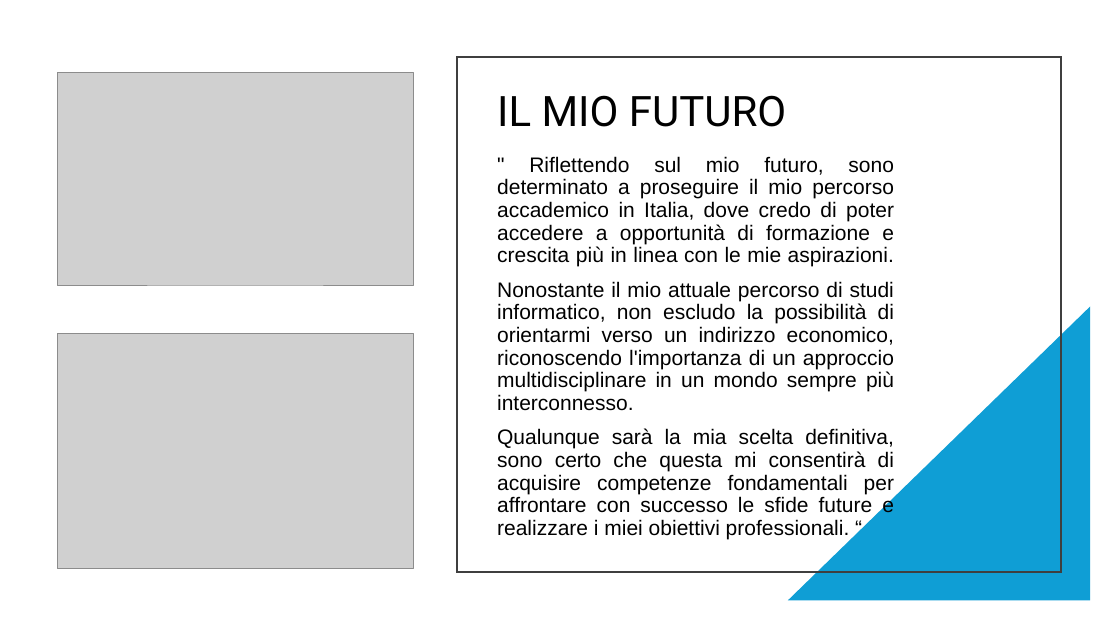
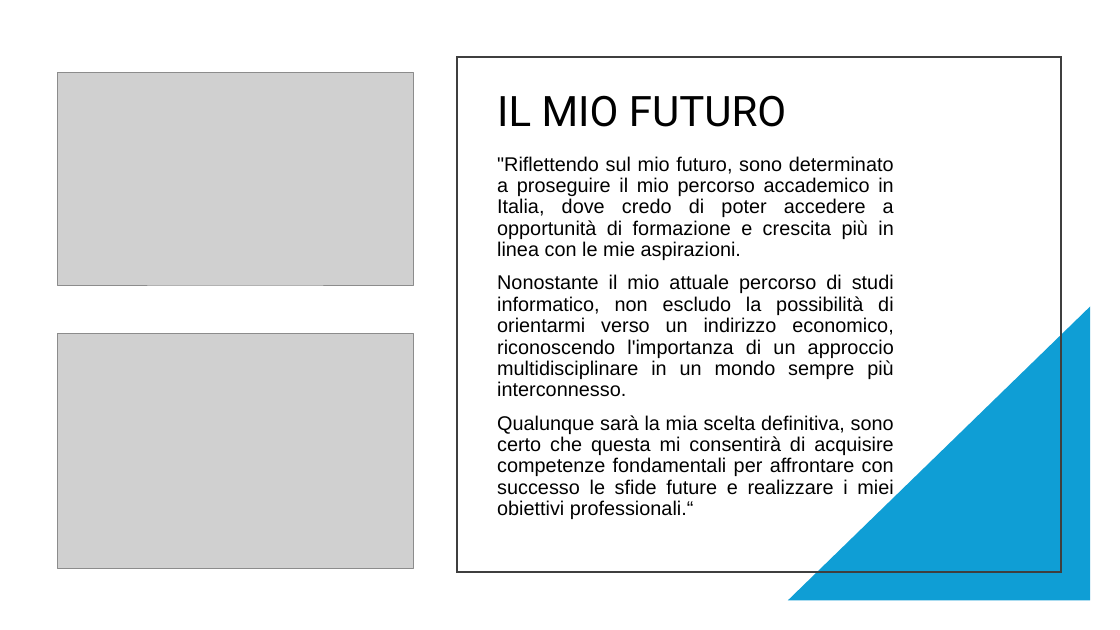
Before and after one commit to mmxeeon/5_Superiore_2024-2025, a slide deck: slide 8 of PRESENTAZIONE PCTO/MODIFICABILI/ESPERIENZA PCTO - CORRETTA.pptx. Drawn at 1120x630 pixels with LibreOffice and Linux fonts; fonts in the diff are those of the drawing; grey boxes stand for pictures. Boxes give left, top, right and bottom in pixels: in the first picture for what was removed or moved away, otherwise in the second. Text is boxed around its words. In the diff, an @@ line names an element or a change of style, - is before the commit and + after.

```diff
--- a/PRESENTAZIONE PCTO/MODIFICABILI/ESPERIENZA PCTO - CORRETTA.pptx
+++ b/PRESENTAZIONE PCTO/MODIFICABILI/ESPERIENZA PCTO - CORRETTA.pptx
@@ text at (x1=497, y1=156, x2=894, y2=260): text changed; size 18 to 17 pt @@
-" Riflettendo sul mio futuro, sono determinato a proseguire il mio percorso accademico in Italia, dove credo di poter accedere a opportunità di formazione e crescita più in linea con le mie aspirazioni.
+"Riflettendo sul mio futuro, sono determinato a proseguire il mio percorso accademico in Italia, dove credo di poter accedere a opportunità di formazione e crescita più in linea con le mie aspirazioni.
@@ text at (x1=497, y1=274, x2=894, y2=397): size 18 to 17 pt in "Nonostante il mio attuale percorso di studi ..." @@
@@ text at (x1=497, y1=415, x2=894, y2=519): text changed; size 18 to 17 pt @@
-Qualunque sarà la mia scelta definitiva, sono certo che questa mi consentirà di acquisire competenze fondamentali per affrontare con successo le sfide future e realizzare i miei obiettivi professionali. “
+Qualunque sarà la mia scelta definitiva, sono certo che questa mi consentirà di acquisire competenze fondamentali per affrontare con successo le sfide future e realizzare i miei obiettivi professionali.“
```
